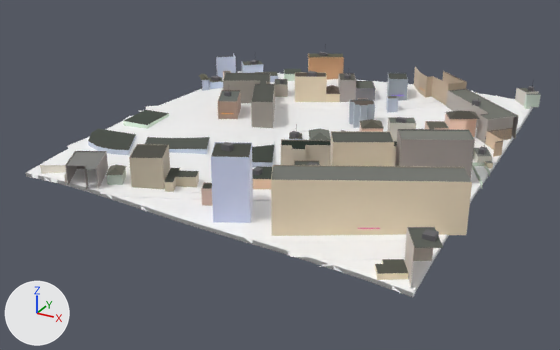
The glTF model public/tiles/0/-7_-8.glb, before and after one commit.
Rendered twice from a 50 mm camera at (-1437.0, 1477.0, 273.0) aimed at (-1671.0, 1903.0, 59.0). Lighting does not change. The marker at lower left points along +X, +Y and +Z. The older version comes first. Where no turn or scale is listed for an object, it has been applied to the vertices. Vertices at exactly the same position are counted once.

In view in the first picture: 't0_-7_-8'.
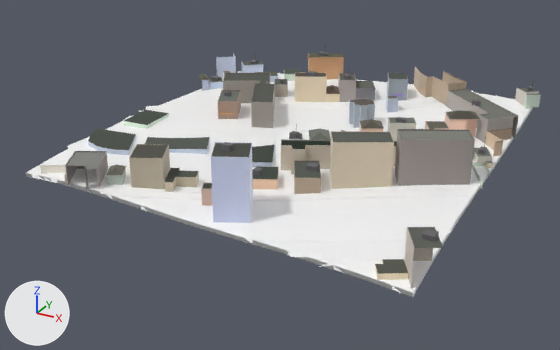
The edits, one by one:
me_t0__7__8 is used by ob_t0__7__8; location (-1662.9, 1923.7, 91.2).
me_t0__7__8 had 11773 vertices, 18537 faces and spanned x -137.0..137.0, y -137.0..137.0, z -26.0..26.0.
me_t0__7__8 now has 11740 vertices, 18504 faces and spans x -137.0..137.0, y -137.0..137.0, z -26.0..26.0.
me_t0__7__8 part 1: the loose piece of 29 vertices spanning x 34.0..136.0, y -123.0..-58.0, z -17.0..16.0 is deleted.
Other edits to the shape of me_t0__7__8 do not show in these pictures.

Where the change shows, as pixel boxes (x1, y1, x2, y2) in the pictures (560 x 350 px):
part 1 of me_t0__7__8, deleted (beige)
    before: (271, 165, 472, 236)
